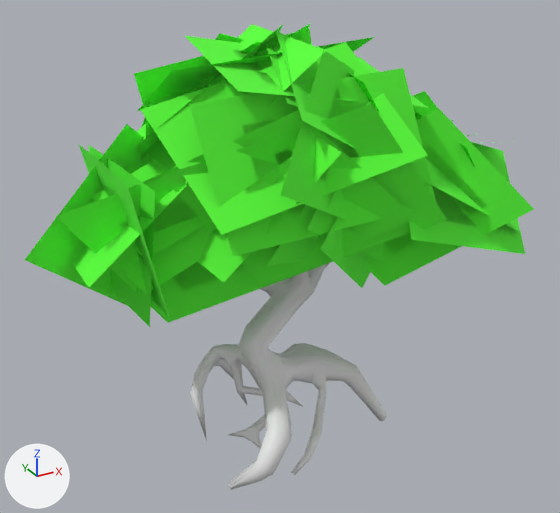
The FBX model Assets/Models/Foliage/Tree A 2.fbx: old version first, new version second.
Rendered twice from a camera (50 mm lens) standing at (-5.26, -9.66, 7.85) and looking at (0.52, 0.85, 2.6). The axes (+X, +Y, +Z) are drawn at lower left. The lights are the same throughout. Objects named as collision shapes, trigger or cutter boxes, shadow casters or lower levels of detail are left out. Where no turn or scale is listed for an object, it has been applied to the vertices.

The first picture shows 'TreeA 2 LOD 0', 'TreeA 2 LOD1'.
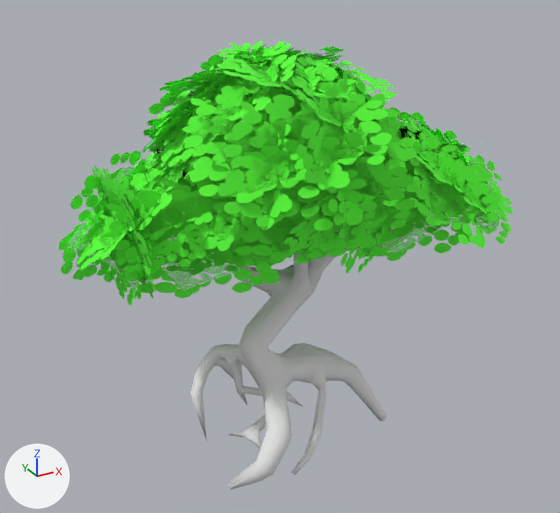
Patch to the scene script:
```diff
--- a/Assets/Models/Foliage/Tree A 2.fbx.py
+++ b/Assets/Models/Foliage/Tree A 2.fbx.py
@@ img_leaves_02_png @@
+img_leaves_02_png = load_image('Leaves_02.png', '../../Textures/Foliage/Leaves_02.png', 512, 512, 'Non-Color')
@@ mat_leaves @@
 n0 = _N.new('ShaderNodeBsdfPrincipled'); n0.name = 'Principled BSDF'
 n1 = _N.new('ShaderNodeOutputMaterial'); n1.name = 'Material Output'
+n2 = _N.new('ShaderNodeTexImage'); n2.name = 'Image Texture'
+n2.image = img_leaves_02_png
 _L.new(n0.outputs[0], n1.inputs[0])  # 'BSDF' to 'Surface'
+_L.new(n2.outputs[0], n0.inputs[4])  # 'Color' to 'Alpha'
```

Where the change shows, as pixel boxes [x1, y1, x2, y2] in the pictures (560 x 513 px):
'TreeA 2 LOD1', surface changed
    both: [25, 23, 534, 450]
'TreeA 2 LOD 0', surface changed
    both: [68, 41, 502, 450]
